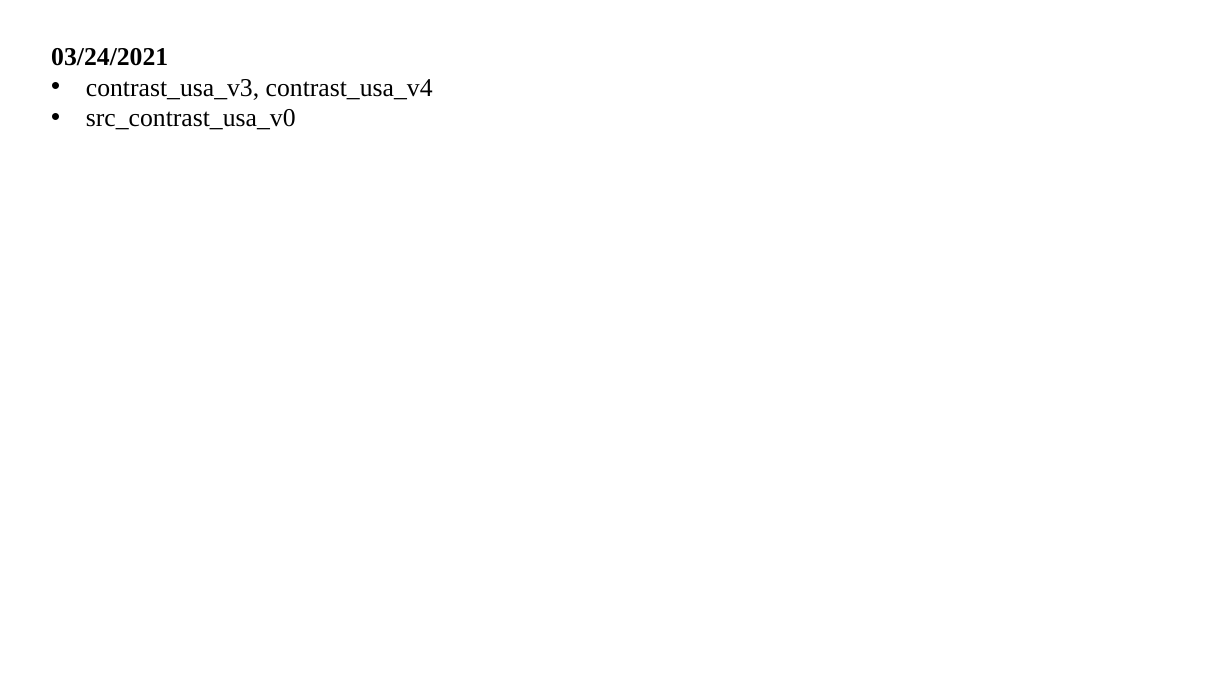
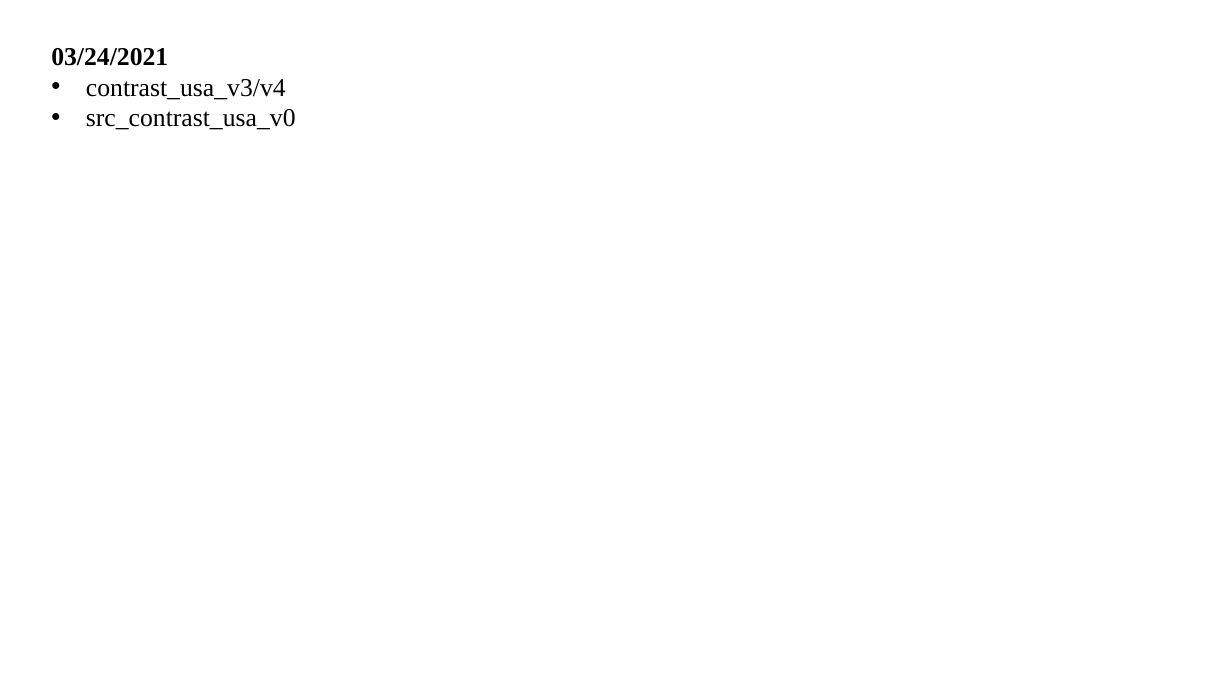
Before and after one commit to XYHC-MMDA/Multi-modal-Multi-task-DA, a slide deck: slide 9 of demo/latest.pptx. Drawn at 1232x693 pixels with LibreOffice and Linux fonts; fonts in the diff are those of the drawing. Boxes give left, top, right and bottom in pixels: in the first picture for what was removed or moved away, otherwise in the second. Text is boxed around its words. In the diff, an @@ line names an element or a change of style, - is before the commit and + after.

Commit message:
src_ctr_usa

```diff
--- a/demo/latest.pptx
+++ b/demo/latest.pptx
@@ text at (x1=86, y1=79, x2=286, y2=100): text changed @@
-• contrast_usa_v3, contrast_usa_v4
+• contrast_usa_v3/v4
```
